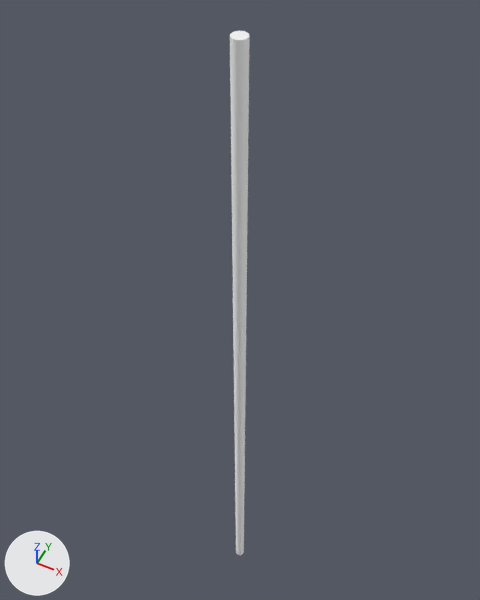
Two versions of the glTF model public/assets/model/2/pillar_1.glb, one commit apart.
Rendered twice from a 50 mm lens placed at (12.7, -34.2, 58.3), pointed at (-8.0, 7.2, 6.6). Arrows for +X, +Y and +Z are at lower left; the lights stay in place. Where no turn or scale is listed for an object, it has been applied to the vertices. Vertices at the same position are counted once.

Script lines for the objects in view, before the commit:
```python
mat_fallback_material = principled_material('fallback Material')
mat_fallback_material.base_color = (1.0, 1.0, 1.0)  # white #ffffff
mat_fallback_material.metallic = 1.0
mat_fallback_material.roughness = 1.0
me_pillar_1 = bpy.data.meshes.new('pillar_1')
me_pillar_1.from_pydata(...)  # an 18-sided cylinder along z spanning x -0.6..0.6, y -0.6..0.6, z 0.0..79.6
me_pillar_1.materials.append(mat_fallback_material)  # white #ffffff
ob_pillar_1 = bpy.data.objects.new('pillar_1', me_pillar_1)
ob_pillar_1.location = (-4.4, 0.0, -40.4)
```
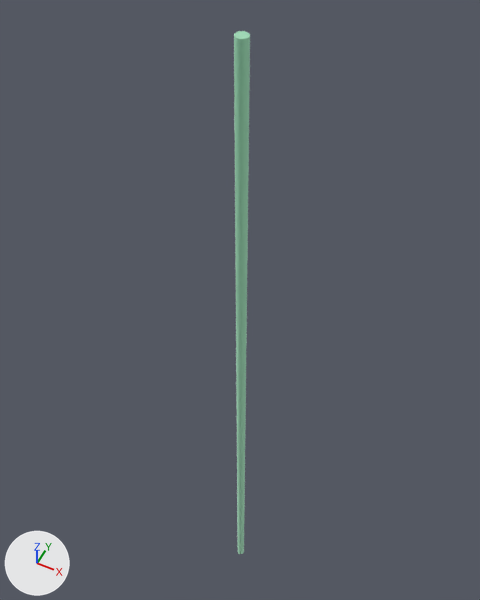
The newer file is also rescaled (x1.037), turned or shifted as a whole; pictures and numbers use the older file's frame.

Where the change shows, as pixel boxes (x1, y1, x2, y2) in the pictures (480 x 600 px):
'pillar_1', recoloured, mesh moved (white to green): before (230, 31, 250, 555); after (234, 31, 250, 554)

Edits to the bpy script that builds the scene:
```text
Change mat_fallback_material:
    mat_fallback_material.base_color: (1.0, 1.0, 1.0) -> (0.6, 0.894, 0.722)  # white #ffffff -> green #cbf3dd
Change me_pillar_1:
    where me_pillar_1.from_pydata(...)  # 38 vertices, 72 faces; spans x -0.6..0.6, y -0.6..0.6, z 0.0..79.6
    used by ob_pillar_1; location = (-4.4, 0.0, -40.4)
    me_pillar_1 part 1: the whole mesh is moved by (0.1, 0.1, 0.0)
```
